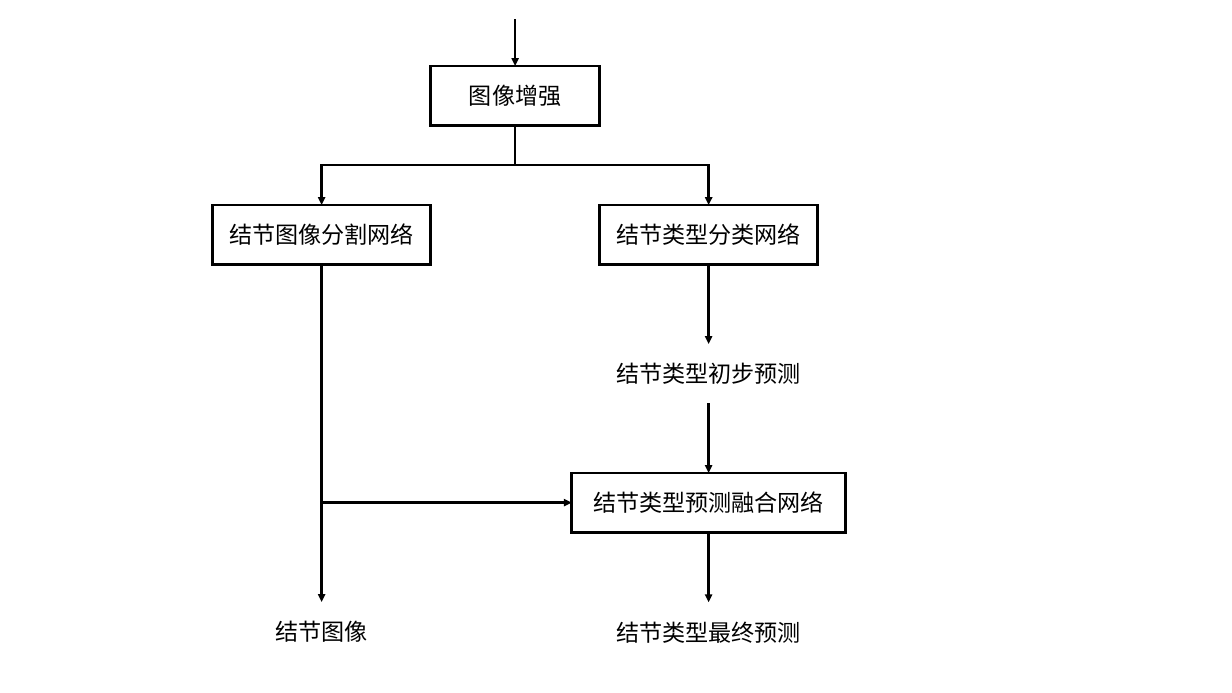
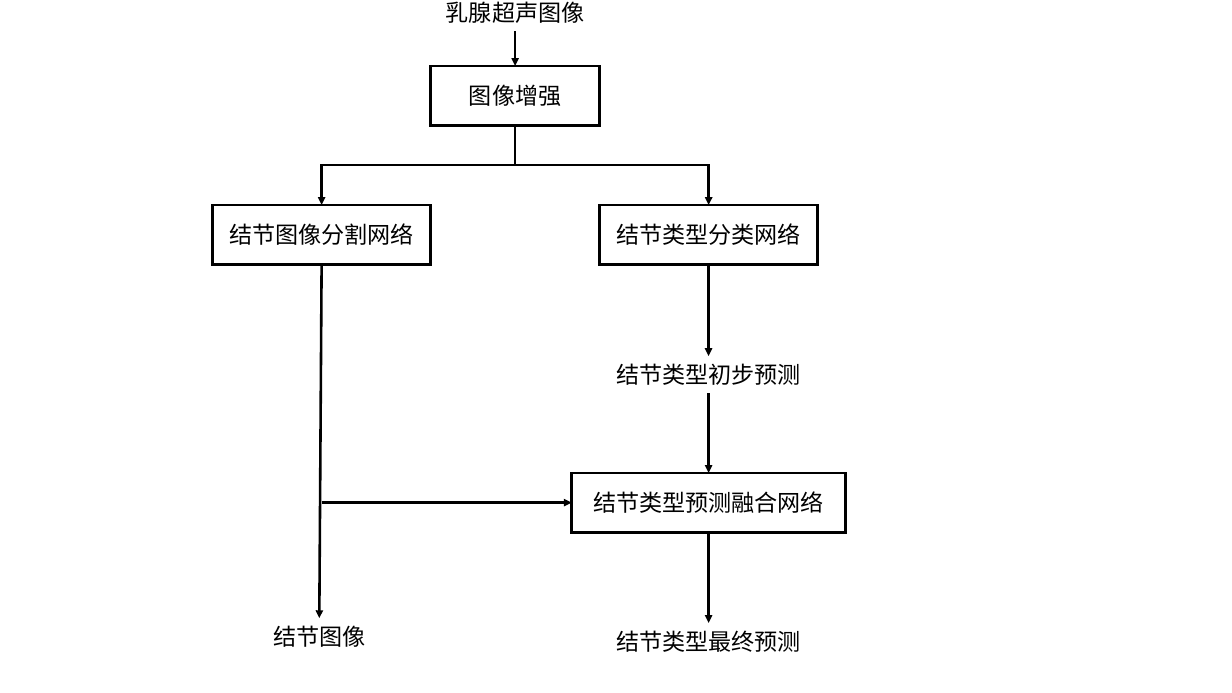
Before and after one commit to ZHY109/Patent1---Breast-Cancer-Ultrasound-Image-Assisted-Diagnosis-System, a slide deck: slide 1 of New Microsoft PowerPoint Presentation.pptx. Drawn at 1232x693 pixels with LibreOffice and Linux fonts; fonts in the diff are those of the drawing. Boxes give left, top, right and bottom in pixels: in the first picture for what was removed or moved away, otherwise in the second. Text is boxed around its words. In the diff, an @@ line names an element or a change of style, - is before the commit and + after.

```diff
--- a/New Microsoft PowerPoint Presentation.pptx
+++ b/New Microsoft PowerPoint Presentation.pptx
@@ text "乳腺超声图像": place and size @@
-text "乳腺超声图像" at (469, 84, 561, 106)
+text "乳腺超声图像" at (446, 1, 585, 23)
@@ arrow moved from (515, 19) - (515, 66) to (515, 31) - (515, 66) @@
@@ arrow moved from (322, 264) - (322, 602) to (322, 264) - (320, 618) @@
@@ arrow moved from (709, 264) - (709, 344) to (709, 264) - (709, 356) @@
@@ text "结节类型初步预测": place and size @@
-text "结节类型初步预测" at (586, 344, 832, 403)
+text "结节类型初步预测" at (616, 363, 801, 385)
@@ text "结节类型初步预测" at (616, 363, 801, 385): vertical alignment middle to top; outline #FFFFFF 0 pt to none @@
@@ arrow moved from (709, 404) - (709, 473) to (709, 394) - (709, 473) @@
@@ arrow moved from (709, 532) - (709, 603) to (709, 532) - (709, 623) @@
@@ vertical alignment middle to top in 3 elements at (446, 1, 585, 23), (616, 630, 801, 652), (273, 625, 365, 647) @@
@@ text "结节类型最终预测": place and size @@
-text "结节类型最终预测" at (616, 621, 801, 643)
+text "结节类型最终预测" at (616, 630, 801, 652)
```
Also in this commit, not shown: 3 other slides changed, 7 other files.
